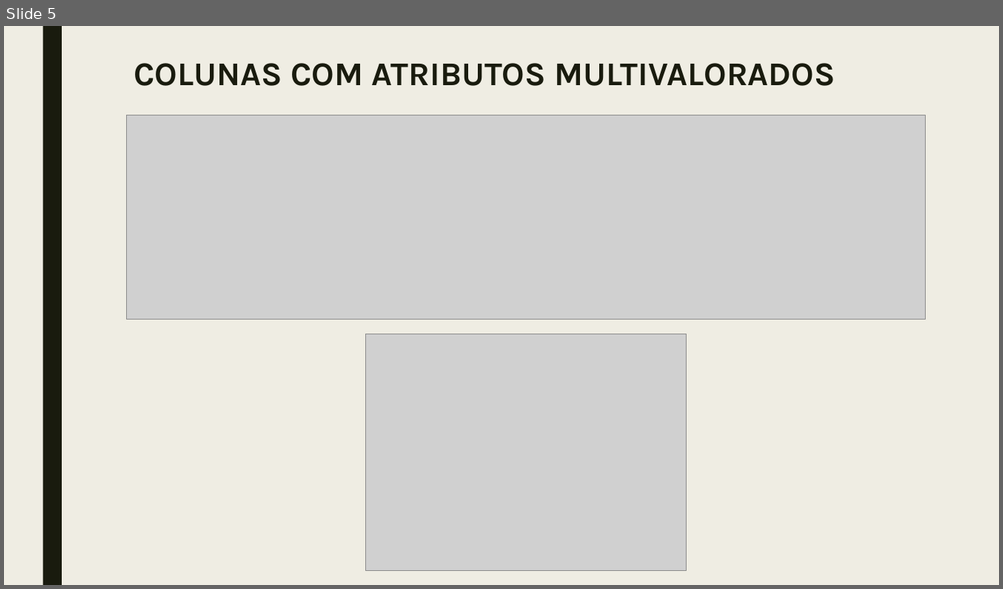
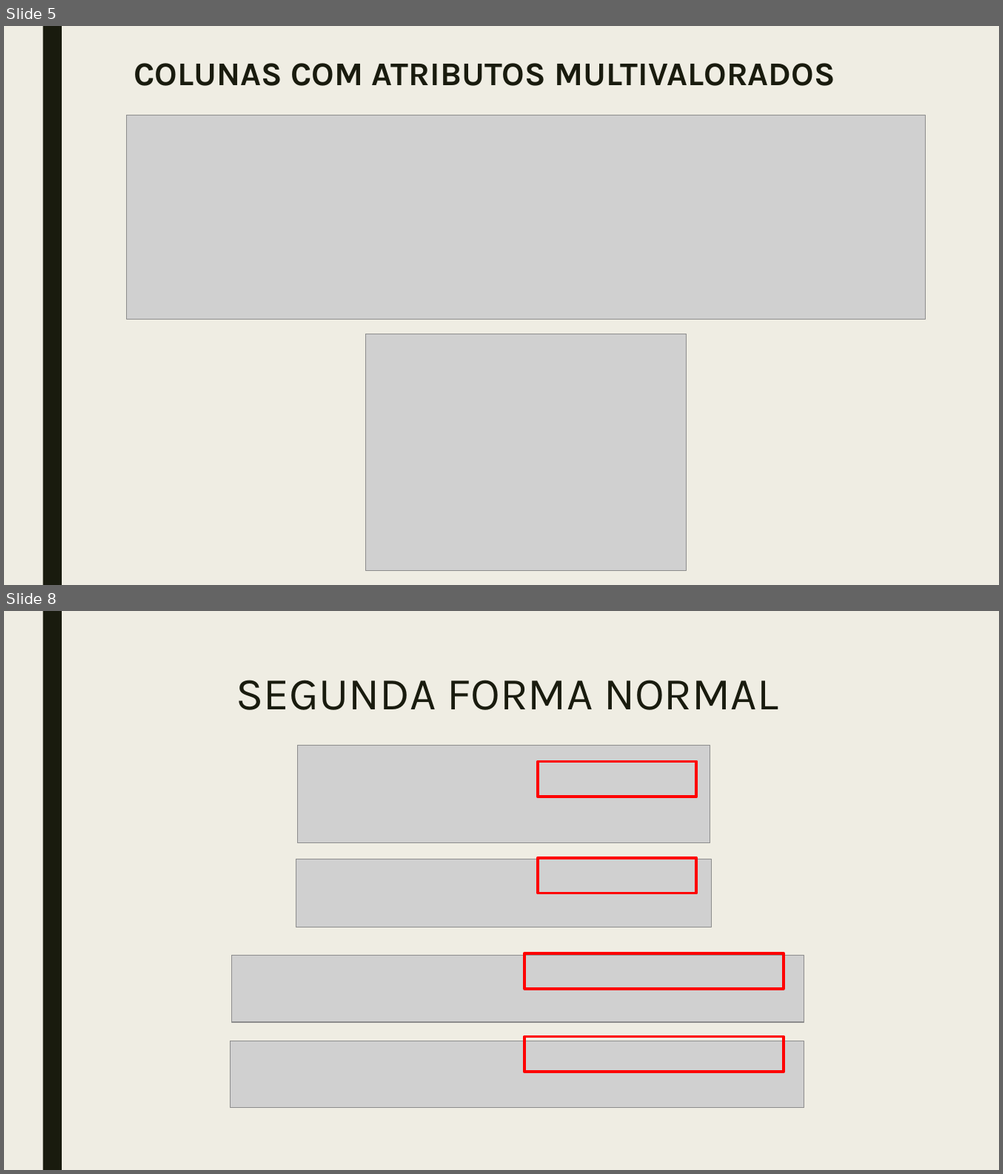
Before and after one commit to ggpereira/Fundamentos-de-BD, a slide deck: Apresentação/Trabalho prático fundamentos de banco de dados 2018.pptx. Shown one above the other, each under a label of ours: slide 5 before the commit, slides 5 and 8 after it; the slides between them are not shown. The pictures are 1003x589 and 1003x1174 pixels, drawn with LibreOffice and Linux fonts; fonts in the diff are those of the drawing; grey boxes stand for pictures. Boxes give left, top, right and bottom in pixels: in the first picture for what was removed or moved away, otherwise in the second. Text is boxed around its words. In the diff, an @@ line names an element or a change of style, - is before the commit and + after.

Commit message:
formas normais, falta arrumar slide

```diff
--- a/Apresentação/Trabalho prático fundamentos de banco de dados 2018.pptx
+++ b/Apresentação/Trabalho prático fundamentos de banco de dados 2018.pptx
@@ slide 8 added at bbox=[4, 611, 999, 1170], background #EFEDE3; not listed: 1 template element that a slide beside it also shows @@
@@ title added at bbox=[236, 680, 778, 710], 44 pt, text #191B0E @@
+SEGUNDA FORMA NORMAL
@@ picture added at bbox=[297, 745, 710, 844] @@
@@ rectangle added at bbox=[538, 762, 697, 797], outline #FF0000 2.75 pt @@
@@ picture added at bbox=[296, 860, 711, 927] @@
@@ rectangle added at bbox=[538, 858, 697, 894], outline #FF0000 2.75 pt @@
@@ picture added at bbox=[232, 956, 804, 1023] @@
@@ rectangle added at bbox=[525, 954, 784, 989], outline #FF0000 2.75 pt @@
@@ picture added at bbox=[230, 1041, 804, 1107] @@
@@ rectangle added at bbox=[525, 1037, 784, 1073], outline #FF0000 2.75 pt @@
```
Also in this commit, not shown: 2 slides changed, 2 other slides added, 6 other files.
